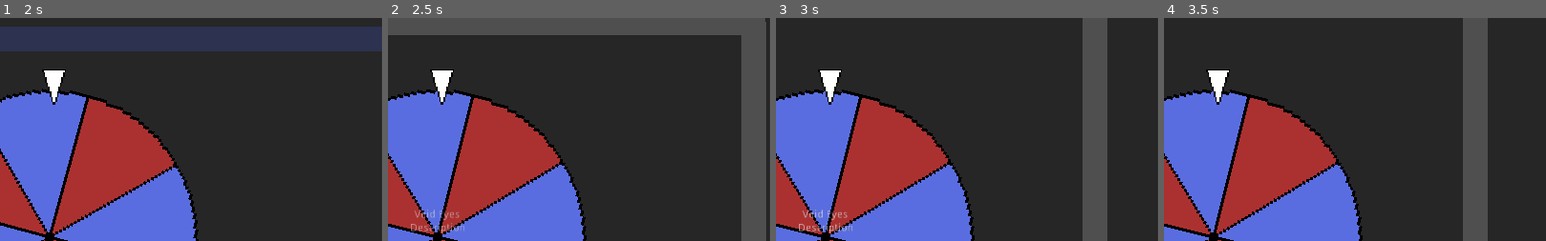
Above: before the commit, frames 1-4 (left to right).
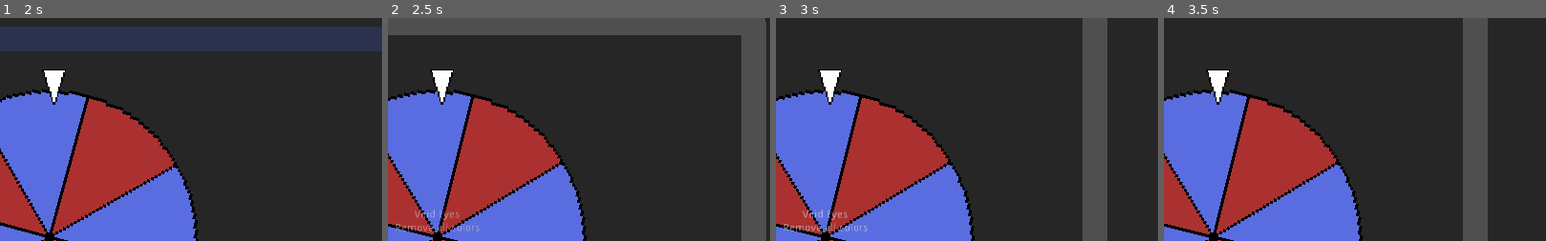
Above: after the commit, the same moments.

Repository: ectucker1/ksufalljam2020
Game: Godot game, scene res://Arena/Arena.tscn
Two runs of this game, one before a commit and one after it. Both use one fixed random seed, a clock stepped at 60 frames per second and the inputs below. The engine's default icon, where the game draws it, is replaced by a stand-in: a white triangle on a blue panel in a dark square.
Inputs (mouse positions are % of the whole screen's width and height, from its top left):
- Up to frame 1 (2 s): click "Spin" at 0.5 s; move the mouse to (72, 45) at 1.27 s; press the mouse at (72, 45) at 1.28 s; hold D (move_right) from 1.28 s (still down)
- Up to frame 2 (2.5 s): move the mouse to (30, 55) at 2.02 s; release D (move_right) at 2.03 s; release the mouse at (30, 55) at 2.03 s; hold S (move_down) from 2.03 s (still down); right-click (30, 55) at 2.1 s
- Up to frame 3 (3 s): release S (move_down) at 2.75 s; click "Spin Again" at 2.75 s
- Up to frame 4 (3.5 s): no input
The pictures show only the part of the screen within x 44-94%, y 1-51%; the shares and areas given below are measured in that part.

Frame 1 is identical in both runs. In frame 2, 0.3% of the frame differs, in the area x 2-24%, y 91-97%; in frame 3, 0.3%; in frame 4, nothing differs.

Commit message:
Added descriptions to all the mutations

Diff:
--- a/player/mutations/basic_attack.gd
+++ b/player/mutations/basic_attack.gd
@@ -10,6 +10,9 @@
 func get_name():
 	return "Basic Attack"
 
+func get_description():
+	return "Slash for 5 damage"
+
 func physics_process(delta):
 	timeout -= delta
 
--- a/player/mutations/fire.gd
+++ b/player/mutations/fire.gd
@@ -12,6 +12,9 @@
 func get_name():
 	return "Fire Paws"
 
+func get_description():
+	return "Leave a trail of flames"
+
 func physics_process(delta):
 	timeout -= delta
 	if timeout <= 0.0 and player.velocity != Vector2.ZERO:
--- a/player/mutations/grayscale.gd
+++ b/player/mutations/grayscale.gd
@@ -5,6 +5,9 @@
 func get_name():
 	return "Void Eyes"
 
+func get_description():
+	return "Remove all colors"
+
 func on_attached():
 	GlobalEffects.find_node("Grayscale").visible = true
 
--- a/player/mutations/horns.gd
+++ b/player/mutations/horns.gd
@@ -13,6 +13,9 @@
 func get_name():
 	return "Goat Horns"
 
+func get_description():
+	return "Charge at enemies for 10 damage"
+
 func physics_process(delta):
 	timeout -= delta
 	if timeout > COOLDOWN - SPEED_TIME:
--- a/player/mutations/lower_damage.gd
+++ b/player/mutations/lower_damage.gd
@@ -5,6 +5,9 @@
 func get_name():
 	return "Calcium Deficiency"
 
+func get_description():
+	return "Deal half damage"
+
 func on_attached():
 	player.status.dealt_damage_mult *= 0.5
 
--- a/player/mutations/mutation.gd
+++ b/player/mutations/mutation.gd
@@ -8,6 +8,9 @@
 
 func get_name():
 	return "Base Mutation"
+
+func get_description():
+	return "Base Mutation Description"
 
 # Define all the things a mutation can react to
 
--- a/player/mutations/speed_up.gd
+++ b/player/mutations/speed_up.gd
@@ -4,6 +4,9 @@
 
 func get_name():
 	return "Cheeta's Heart"
+
+func get_description():
+	return "Move faster"
 
 func on_attached():
 	player.status.max_speed_mult *= 2.0
--- a/player/mutations/spider_eyes.gd
+++ b/player/mutations/spider_eyes.gd
@@ -5,6 +5,9 @@
 func get_name():
 	return "Spider Eyes"
 
+func get_description():
+	return "See the world differently"
+
 func on_attached():
 	GlobalEffects.find_node("SpiderEyes").visible = true
 
--- a/player/mutations/spit.gd
+++ b/player/mutations/spit.gd
@@ -13,6 +13,9 @@
 func get_name():
 	return "Acid Spit"
 
+func get_description():
+	return "Shoot spitballs for 10 damage"
+
 func physics_process(delta):
 	timeout -= delta
 
--- a/player/mutations/teeth.gd
+++ b/player/mutations/teeth.gd
@@ -5,6 +5,9 @@
 func get_name():
 	return "Sharp Teeth"
 
+func get_description():
+	return "Deal double damage"
+
 func on_attached():
 	player.status.dealt_damage_mult *= 2.0
 
--- a/player/mutations/thin_neck.gd
+++ b/player/mutations/thin_neck.gd
@@ -5,6 +5,9 @@
 func get_name():
 	return "Thin Neck"
 
+func get_description():
+	return "Increase screenshake magnitude"
+
 func on_attached():
 	player.status.screenshake_mult *= 5.0
 
--- a/player/mutations/vampirism.gd
+++ b/player/mutations/vampirism.gd
@@ -8,5 +8,8 @@
 func get_name():
 	return "Vampirism"
 
+func get_description():
+	return "Heal 10% of damage dealt"
+
 func on_damage_dealt(amount):
 	player.status.health += amount * PERCENT_HEALED
--- a/player/mutations/warp_drive.gd
+++ b/player/mutations/warp_drive.gd
@@ -15,6 +15,9 @@
 func get_name():
 	return "Warp Drive"
 
+func get_description():
+	return "Teleport to a random position"
+
 func physics_process(delta):
 	timeout -= delta
 
--- a/player/mutations/weak_bones.gd
+++ b/player/mutations/weak_bones.gd
@@ -3,7 +3,10 @@
 
 
 func get_name():
-	return "WeakBones"
+	return "Weak Bones"
+
+func get_description():
+	return "Take double damage"
 
 func on_attached():
 	player.status.taken_damage_mult *= 2.0
--- a/player/player.tscn
+++ b/player/player.tscn
@@ -139,7 +139,7 @@
 texture = ExtResource( 2 )
 vframes = 4
 hframes = 3
-frame = 10
+frame = 11
 __meta__ = {
 "_edit_lock_": true
 }
@@ -149,7 +149,7 @@
 texture = ExtResource( 2 )
 vframes = 4
 hframes = 3
-frame = 7
+frame = 8
 __meta__ = {
 "_edit_lock_": true
 }
@@ -159,7 +159,7 @@
 texture = ExtResource( 2 )
 vframes = 4
 hframes = 3
-frame = 4
+frame = 5
 __meta__ = {
 "_edit_lock_": true
 }
@@ -169,7 +169,7 @@
 texture = ExtResource( 2 )
 vframes = 4
 hframes = 3
-frame = 1
+frame = 2
 __meta__ = {
 "_edit_lock_": true
 }
--- a/wheel/Wheel.gd
+++ b/wheel/Wheel.gd
@@ -75,6 +75,7 @@
 			player.set_secondary_active(choice)
 			$MutationDisplay/Layout/MutationBinding.text = "Bound to M2"
 		$MutationDisplay/Layout/MutationName.text = choice.get_name()
+		$MutationDisplay/Layout/MutationDescription.text = choice.get_description()
 		last_primary = not last_primary
 	else:
 		$MutationDisplay/Layout/MutationName.text = "Nothing"
@@ -86,6 +87,7 @@
 	if choice != null:
 		player.add_passive(choice)
 		$MutationDisplay/Layout/MutationName.text = choice.get_name()
+		$MutationDisplay/Layout/MutationDescription.text = choice.get_description()
 		$MutationDisplay/Layout/MutationBinding.text = ""
 	else:
 		$MutationDisplay/Layout/MutationName.text = "Nothing"
